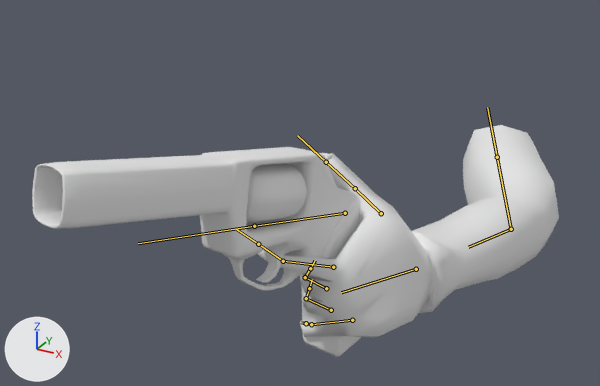
What one commit did to the FBX model Assets/Models/HG_Models/newRevolver.fbx.
The view is the same before and after, from a 50 mm camera at (0.628, -2.157, 0.793) aimed at (-0.267, -0.528, -0.021). The axes (+X, +Y, +Z) are drawn at lower left. The lights are the same throughout. Both versions are drawn at frame 11 of the action 'RevolverAimUp'; the numbers are the values there. The bones that bend it are drawn over the model as lines.

Objects in the first picture: 'CamArmMesh.001'.
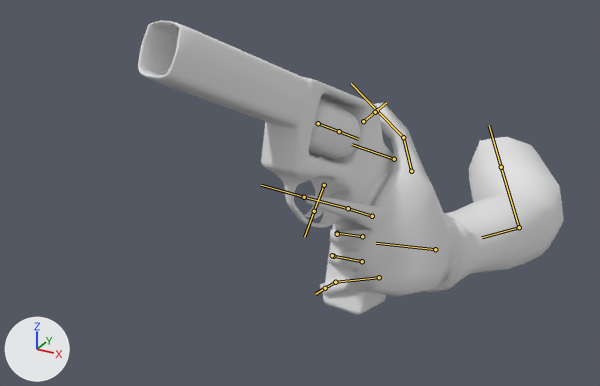
Location of each change, [x1, y1, x2, y2] in pixels of the pictures (600 x 386 px):
'CamArmMesh.001', posed (19% narrower, 27% taller): before [32, 125, 559, 357]; after [138, 20, 564, 315]
bone 'Bone', root to tip: before (511, 229) to (468, 247); after (519, 227) to (482, 237)
bone 'Bone.001', root to tip: before (416, 269) to (341, 292); after (435, 249) to (376, 243)
bone 'Bone.002', root to tip: before (381, 213) to (355, 188); after (411, 171) to (403, 137)
bone 'Bone.003', root to tip: before (355, 188) to (326, 162); after (403, 137) to (377, 110)
bone 'Bone.004', root to tip: before (333, 267) to (283, 261); after (372, 216) to (348, 208)

The edits, one by one:
Bone 'Bone' (bone_bone) moves from (-0.156, -0.101, 0.158) to (-0.192, -0.197, 0.158).
Bone 'Bone' (bone_bone) turns from (-84, -84, 73) to (-91, -84, 76) degrees about its own x, y and z.
Bone 'Bone.001' (bone_bone_001) turns from (-1, 2, 7) to (-11, 2, 7) degrees about its own x, y and z.
Bone 'Bone.002' (bone_bone_002) moves from (0.002, 0.026, -0.003) to (0.027, 0.073, -0.006).
Bone 'Bone.002' (bone_bone_002) turns from (-25, 31, 16) to (-42, 14, 1) degrees about its own x, y and z.
Bone 'Bone.003' (bone_bone_003) turns from (-1, 1, 0) to (11, 1, 23) degrees about its own x, y and z.
Bone 'Bone.004' (bone_bone_004) turns from (0, -2, 20) to (1, 5, -21) degrees about its own x, y and z.
